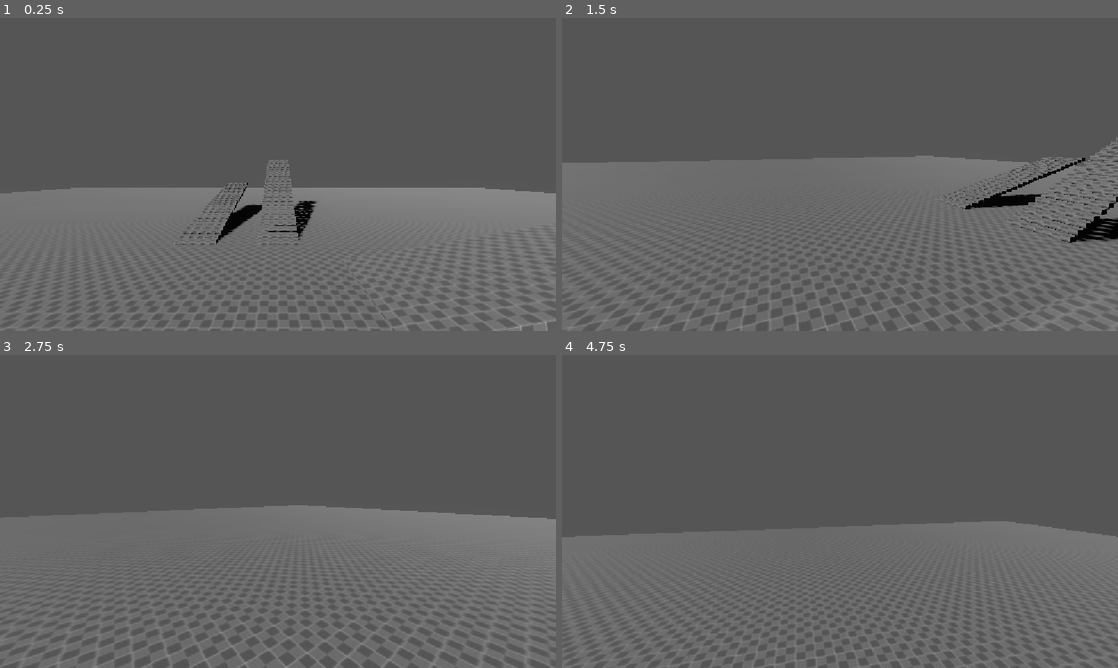
Above: before the commit, frames 1-4 (two rows, left to right).
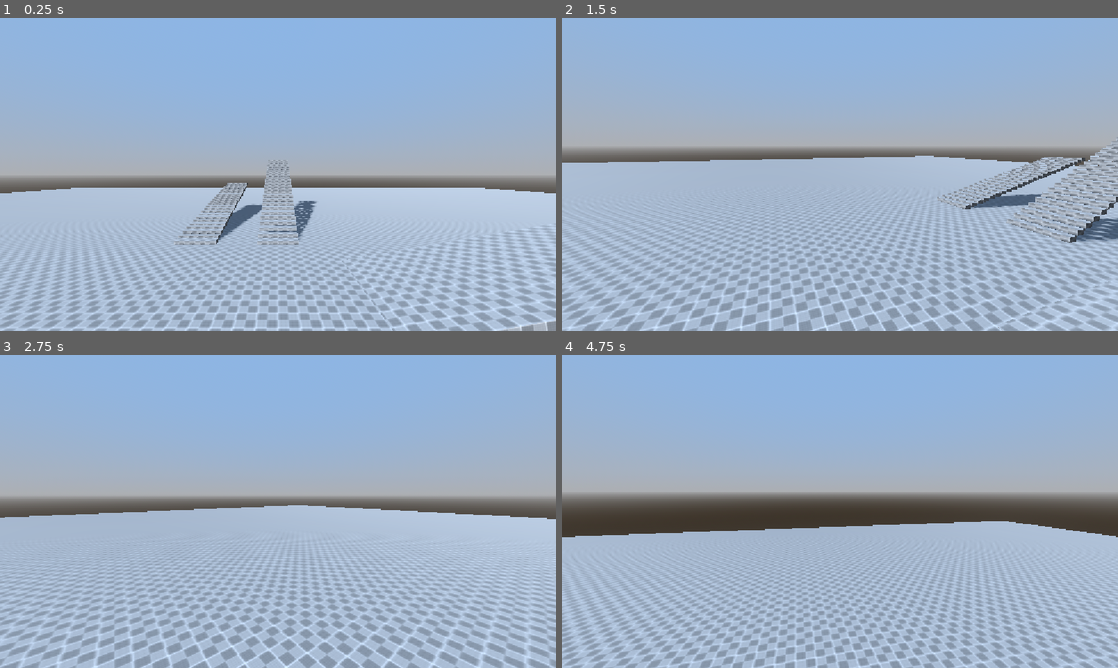
Above: after the commit, the same moments.

Repository: berylllium/void-game
Game: Godot game, scene res://scenes/test.tscn
Same seed, same stepped clock (60 frames per second), same inputs: the game is played once before the commit and once after it.
Inputs (mouse positions are in pixels of both pictures, inside the frame that each line leads up to):
- Up to frame 1 (0.25 s): no input
- Up to frame 2 (1.5 s): move the mouse to (962, 158) at 0.52 s; hold D (player_right) 0.53-1.28 s; hold V (player_noclip) 0.53-1.28 s; click (962, 158) at 0.67 s; tap Space (player_jump) at 0.77 s; move the mouse to (812, 174) at 1.27 s; hold W (player_forward) from 1.28 s (still down); tap Shift (player_sprint) at 1.35 s
- Up to frame 3 (2.75 s): keep holding W (player_forward); tap Space (player_jump) at 1.52 s; move the mouse to (289, 505) at 2.02 s; hold V (player_noclip) from 2.03 s (still down)
- Up to frame 4 (4.75 s): keep holding W (player_forward); move the mouse to (834, 517) at 2.77 s; release V (player_noclip) at 2.78 s; tap Shift (player_sprint) at 2.85, 4.35 s; tap Space (player_jump) at 3.02, 3.77, 4.52 s; move the mouse to (878, 514) at 3.52 s; hold V (player_noclip) 3.53-4.28 s; move the mouse to (795, 508) at 4.27 s

The runs differ from the first frame. In frame 1, 98% of the frame differs, in the area x 0-100%, y 0-100%; in frame 2, 98%; in frame 3, 97%; in frame 4, 97%.

Commit message:
fixed worldenvironment

Diff:
--- a/data/test_environment.tres
+++ b/data/test_environment.tres
@@ -7,7 +7,7 @@
 sky_material = SubResource("ProceduralSkyMaterial_865hc")
 
 [resource]
-background_mode = 3
+background_mode = 2
 sky = SubResource("Sky_yx50r")
 glow_enabled = true
 glow_bloom = 0.56
--- a/prefabs/pda_screen.tscn
+++ b/prefabs/pda_screen.tscn
@@ -28,7 +28,7 @@
 shader_parameter/contrast = 1.08
 shader_parameter/saturation = 1.1
 shader_parameter/gamma = 1.05
-shader_parameter/curvature = 0.14
+shader_parameter/curvature = 0.0550000026125
 shader_parameter/corner_soften = 0.06
 shader_parameter/vignette = 0.38
 shader_parameter/scanline_strength = 0.95
